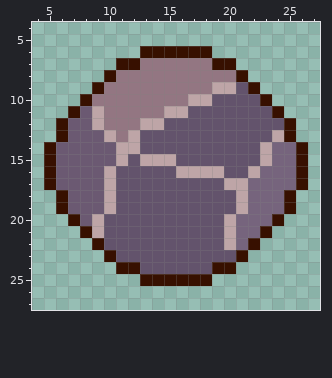
File history of a pixel-art sprite, Assets/Art/Minigame/Golem/geode.png. The picture above is the old version.
The file is 32x32 pixels. Shown: x 4..27, y 4..27.
The same view after the edit:
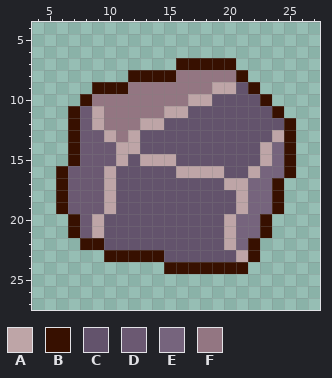
Palette (. is transparent): A #bea5a7  B #371000  C #63536c  D #6b5972  E #76647d  F #937682
Change:
{"y":6,"x":13,"old":"BBBBBB","new":"......"}
{"y":7,"x":11,"old":"BBFFFFFF","new":".....BBB"}
{"y":8,"x":10,"old":"BFFFFF","new":"..BBBB"}
{"y":9,"x":10,"old":"FF","new":"BB"}
{"y":12,"x":6,"old":"BD","new":".B"}
{"y":13,"x":6,"old":"BD","new":".B"}
{"y":14,"x":5,"old":"BDD","new":"..B"}
{"y":14,"x":25,"old":"EB","new":"B."}
{"y":15,"x":5,"old":"BDD","new":"..B"}
{"y":15,"x":25,"old":"EB","new":"B."}
{"y":16,"x":5,"old":"BD","new":".B"}
{"y":16,"x":25,"old":"EB","new":"B."}
{"y":17,"x":5,"old":"BD","new":".B"}
{"y":17,"x":24,"old":"EEB","new":"B.."}
{"y":18,"x":24,"old":"EB","new":"B."}
{"y":19,"x":24,"old":"EB","new":"B."}
{"y":20,"x":23,"old":"EB","new":"B."}
{"y":21,"x":7,"old":".B","new":"BD"}
{"y":22,"x":8,"old":".","new":"B"}
{"y":23,"x":11,"old":"CCCC","new":"BBBB"}
{"y":23,"x":21,"old":"B.","new":"AB"}
{"y":24,"x":11,"old":"BBCCCCCC","new":"....BBBB"}
{"y":24,"x":21,"old":".","new":"B"}
{"y":25,"x":13,"old":"BBBBBB","new":"......"}
{"label":"changed","picture_box":[44,46,308,286]}
